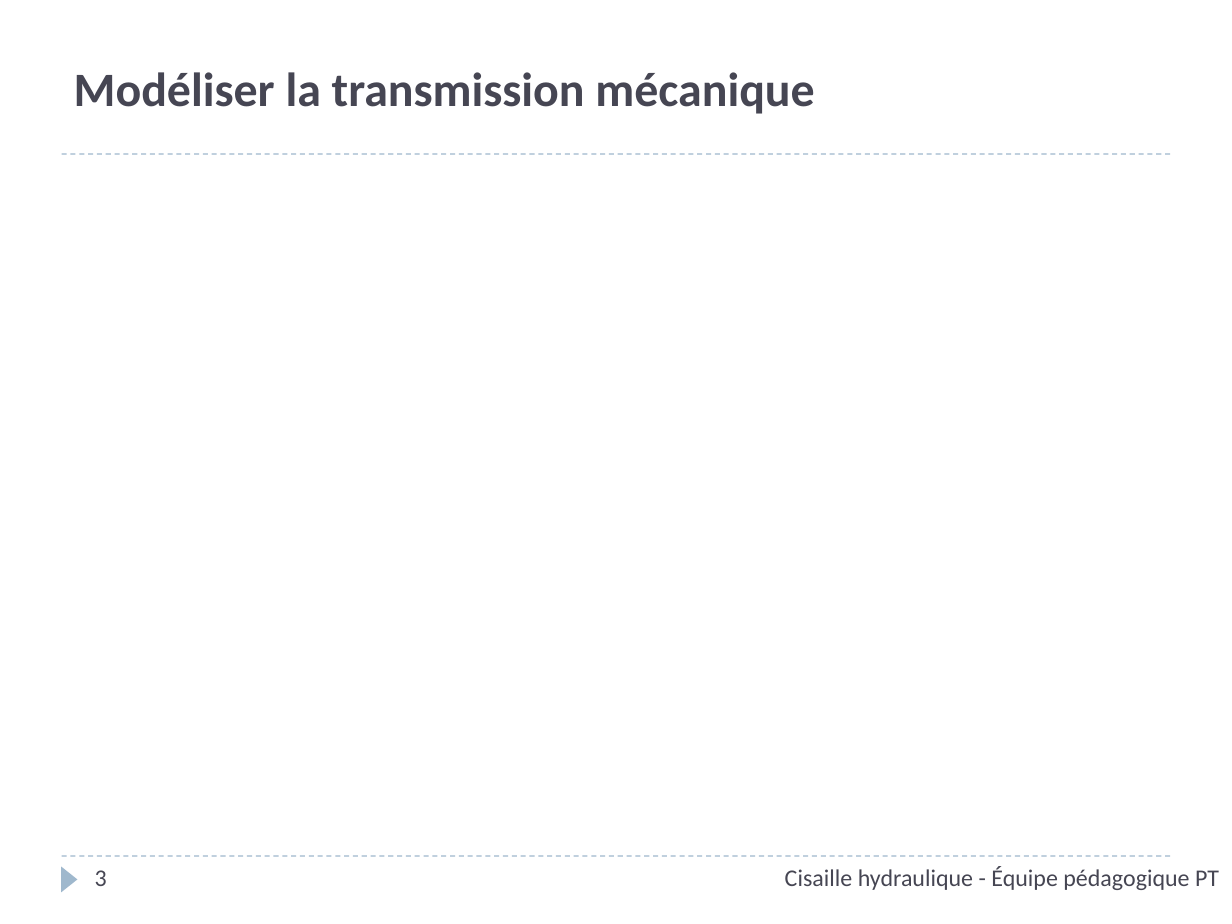
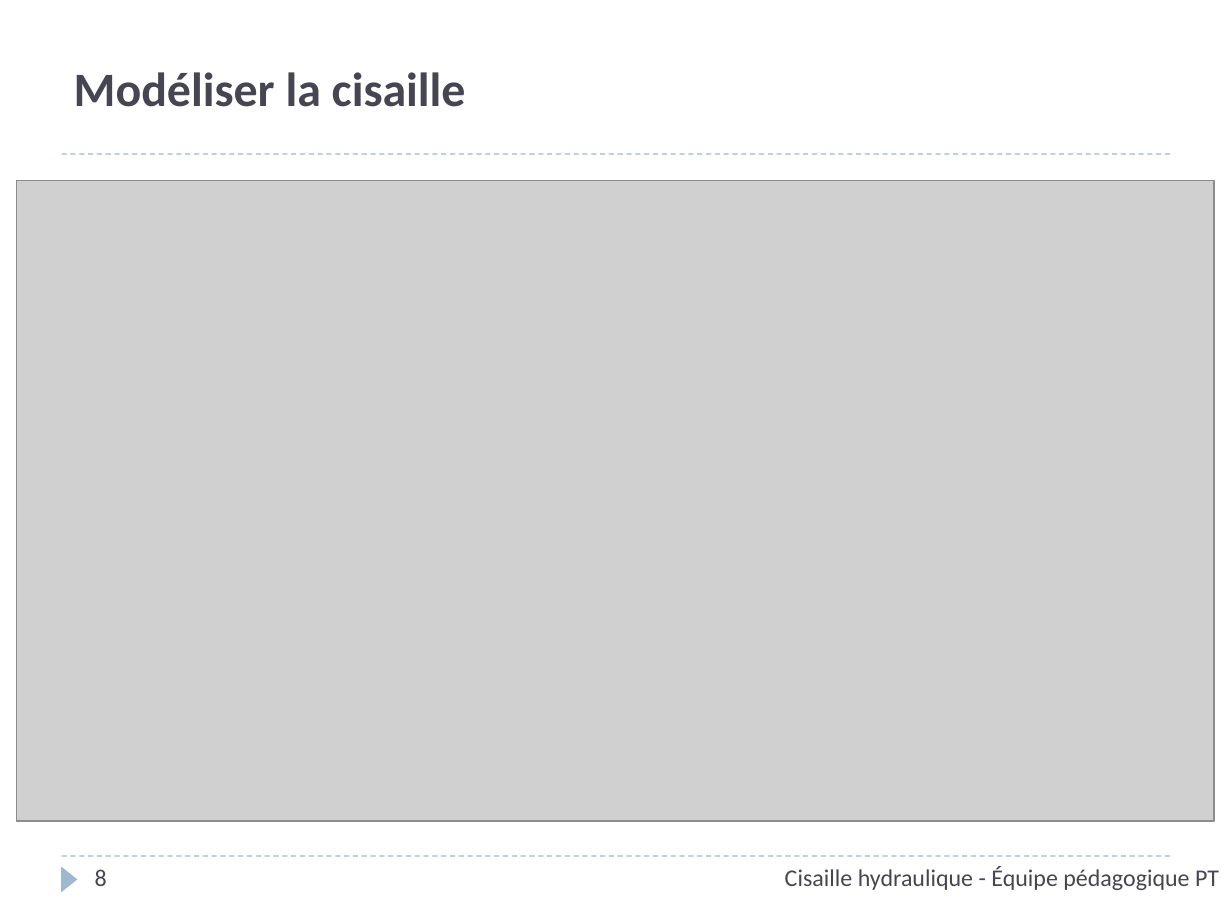
Before and after one commit to xpessoles/PT_Oraux, a slide deck: slide 8 of Interrogation_SII/03_Cisaille hydraulique/ServoMoteur_CommandeVanne_Corrige.pptx (slide 3 before the commit). Drawn at 1232x924 pixels with LibreOffice and Linux fonts; fonts in the diff are those of the drawing; grey boxes stand for pictures; background and template pictures are left out. Boxes give left, top, right and bottom in pixels: in the first picture for what was removed or moved away, otherwise in the second. Text is boxed around its words. In the diff, an @@ line names an element or a change of style, - is before the commit and + after.

```diff
--- a/Interrogation_SII/03_Cisaille hydraulique/ServoMoteur_CommandeVanne_Corrige.pptx
+++ b/Interrogation_SII/03_Cisaille hydraulique/ServoMoteur_CommandeVanne_Corrige.pptx
@@ title at bbox=[74, 72, 466, 107]: text changed @@
-Modéliser la transmission mécanique
+Modéliser la cisaille
@@ picture added at bbox=[16, 181, 1214, 822] @@
@@ page number at bbox=[95, 869, 107, 886]: text changed @@
-3
+8
```
Also in this commit, not shown: 5 other slides changed, 7 slides added, 2 other files.
